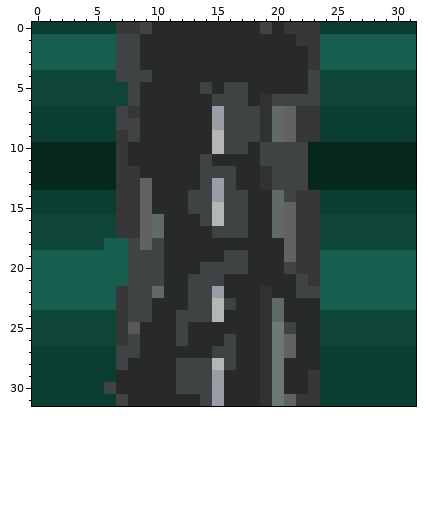
Pixel-art sprite, stored at sprites/callerota.png. The picture above was drawn from the file before the commit.
The file is 32x32 pixels. Colours within 5 levels of each other are drawn and written as one.
The same view after the edit:
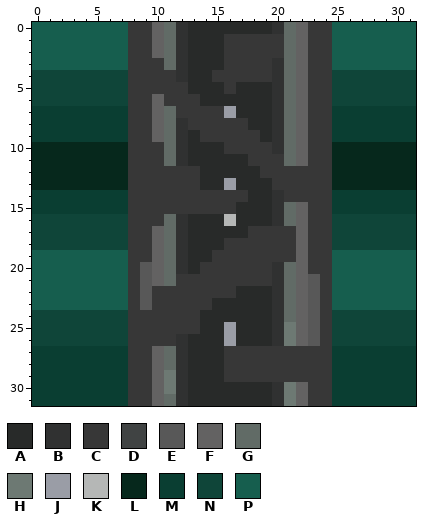
Palette (. is transparent): A #282a29  B #303131  C #373737  D #404343  E #585858  F #636262  G #616b66  H #6d7973  J #9a9da6  K #b5b7b6  L #06281c  M #0a3e32  N #0f4539  P #165e4e
The exact change:
Changed rows in their new state; - is an unchanged pixel.
first column x 0:
 0 PPPPPPPP-CFGB------ABGF-CPPPPPPP
 1 -------PCCFGB---CCCCCGF-C-------
 2 -------PCCFGB---CCCCCGF-C-------
 3 -------PCCCGB---CCCCBGF-C-------
 4 -------NCCCCB--CCCCCBGFCC-------
 5 --------CCCCC-A-CA--BGFCC-------
 6 --------CCFCCC-AAA-ABGFCC-------
 7 -------M-CFGCCCCJAAABGF-C-------
 8 -------MCCFGBCCCCCAABGF-C-------
 9 -------MCCFGB-CCCCCABGF-C-------
10 -------LCCCGB--ACCCCBGFCC-------
11 -------LCCCGB-A---CCCGFCC-------
12 -------L-CCCCCAAA--CCCCCC-------
13 -------L-CCCCCAAJ--ACCCCC-------
14 -------M-CCCCCCCCC--BC--C-------
15 -------M-CCCCCCCCA--BGF-C-------
16 -------N-CCGB-AAKA--BGF-C-------
17 -------N-CFGB--AAACCCCF-C-------
18 ------NNCCFGB---CCCCCCF-C-------
19 --------CCFGB--CCCCCCCF-C-------
20 --------CEFGB-CCCCCCBGF-C-------
21 --------CEFGCCCCCCCCBGFEC-------
22 -------PCECCCCCCC--ABGFEC-------
23 -------PCECCCCCAA--ABGFEC-------
24 -------NCCCCCCAA---ABGFEC-------
25 -------NCCCCCC--J--ABHFEC-------
26 -------NCCCCB---J--ABHFEC-------
27 -------MCCFGB--ACCCCCCCCC-------
28 -------MCCFGBAAACCCCCCCCC-------
29 -------MCCFHBAAACCCCCCC-C-------
30 ------MMCCFHBAAA---ABHF-C-------
31 -------MCCFGB-AA---ABHF-C-------
Where, in picture pixels (left, top, right, bottom), the same in both pictures:
changed: (32, 22, 416, 406)
